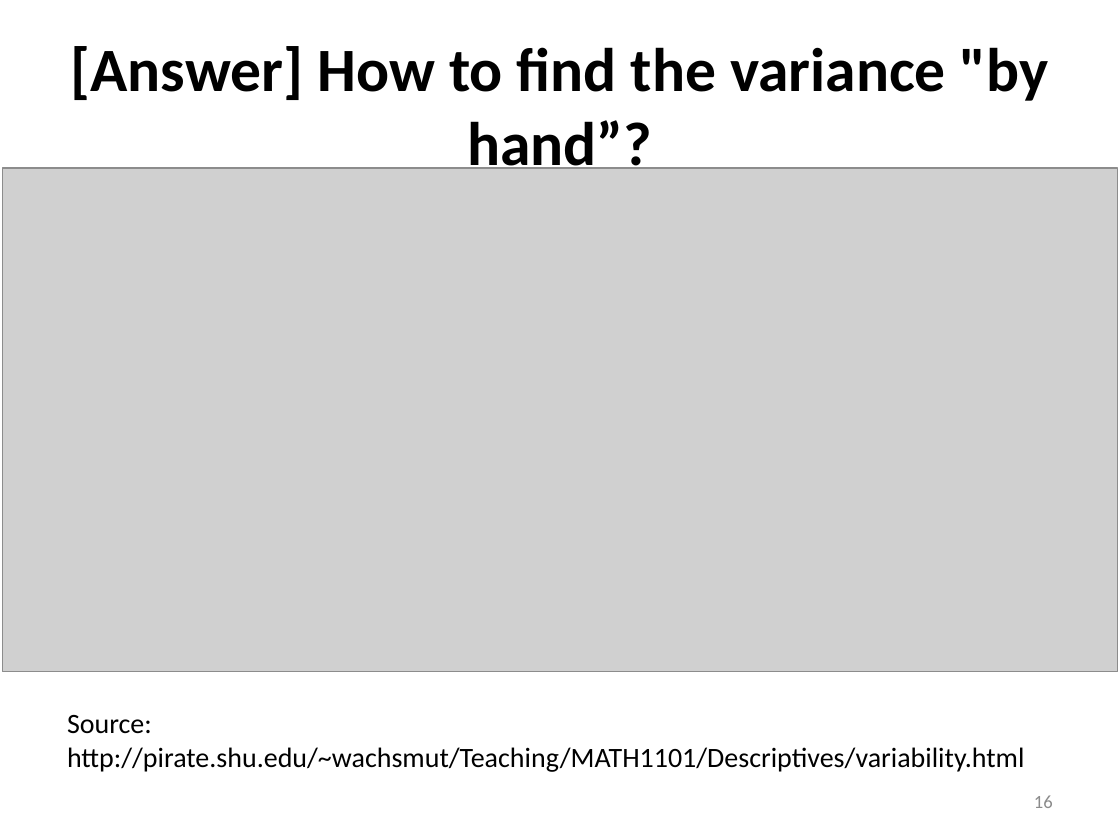
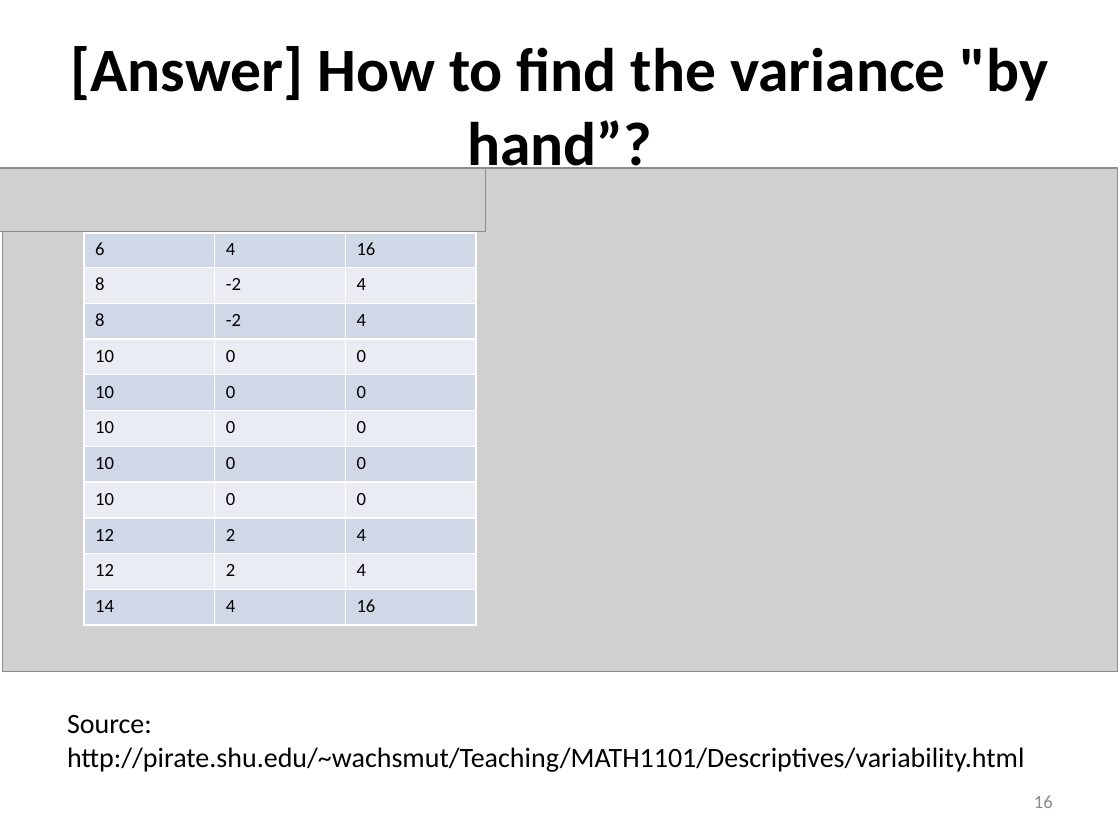
Before and after one commit to hejibo/Psychological-Statistics, a slide deck: slide 16 of Lecture 3- Measure of Dispersion/Lecture 3- Measure of Dispersion.pptx. Drawn at 1120x840 pixels with LibreOffice and Linux fonts; fonts in the diff are those of the drawing; grey boxes stand for pictures. Boxes give left, top, right and bottom in pixels: in the first picture for what was removed or moved away, otherwise in the second. Text is boxed around its words. In the diff, an @@ line names an element or a change of style, - is before the commit and + after.

Commit message:
revise the variance error from the web example

```diff
--- a/Lecture 3- Measure of Dispersion/Lecture 3- Measure of Dispersion.pptx
+++ b/Lecture 3- Measure of Dispersion/Lecture 3- Measure of Dispersion.pptx
@@ picture added at [0,168,486,231] @@
@@ table added at [84,196,477,625], 12 rows, 3 columns @@
+ |  | 
+6 | 4 | 16
+8 | -2 | 4
+8 | -2 | 4
+10 | 0 | 0
+10 | 0 | 0
+10 | 0 | 0
+10 | 0 | 0
+10 | 0 | 0
+12 | 2 | 4
+12 | 2 | 4
+14 | 4 | 16
```
Also in this commit, not shown: 3 other files.
